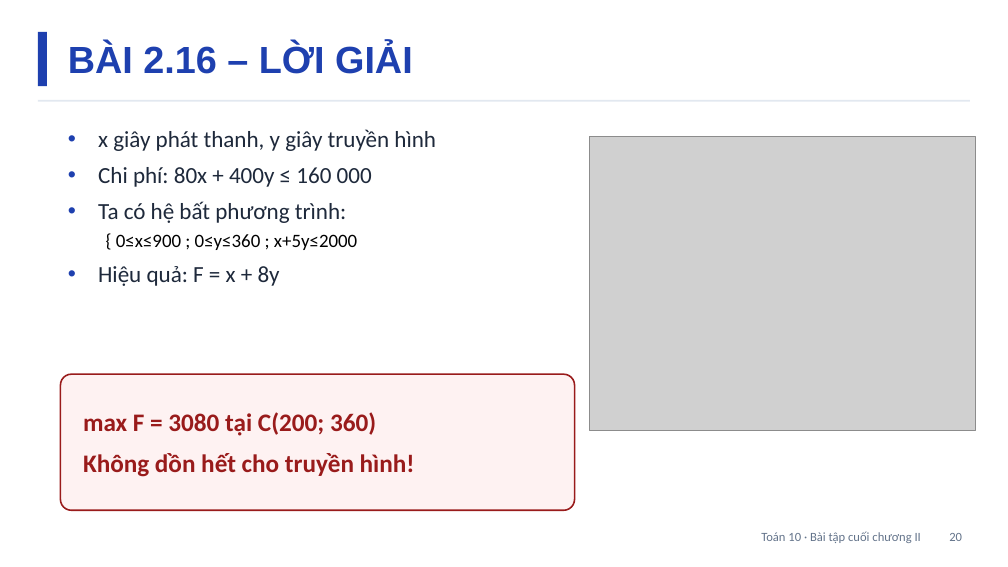
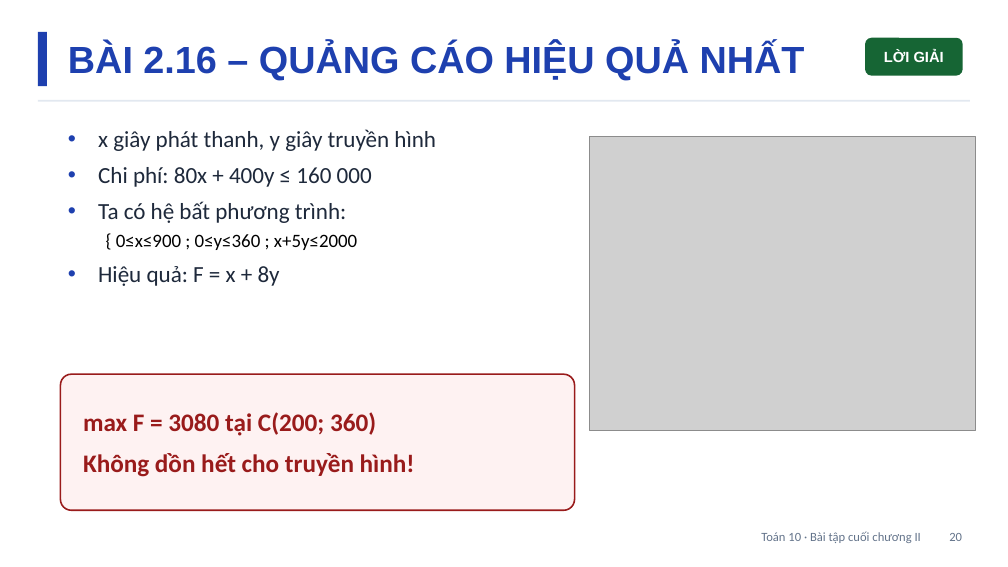
Before and after one commit to Trangtu66/Taode_thi_online, a slide deck: slide 20 of slide/Slide_TOAN10_BaiTapCuoiChuong2_T15.pptx. Drawn at 1008x567 pixels with LibreOffice and Linux fonts; fonts in the diff are those of the drawing; grey boxes stand for pictures. Boxes give left, top, right and bottom in pixels: in the first picture for what was removed or moved away, otherwise in the second. Text is boxed around its words. In the diff, an @@ line names an element or a change of style, - is before the commit and + after.

```diff
--- a/slide/Slide_TOAN10_BaiTapCuoiChuong2_T15.pptx
+++ b/slide/Slide_TOAN10_BaiTapCuoiChuong2_T15.pptx
@@ text at (68, 44, 805, 81): text changed @@
-BÀI 2.16 – LỜI GIẢI
+BÀI 2.16 – QUẢNG CÁO HIỆU QUẢ NHẤT
@@ rounded rectangle added at (865, 38, 963, 76), fill #166534, 14 pt, text #FFFFFF, bold @@
+LỜI GIẢI
```
Also in this commit, not shown: 11 other slides changed, 17 other files.
